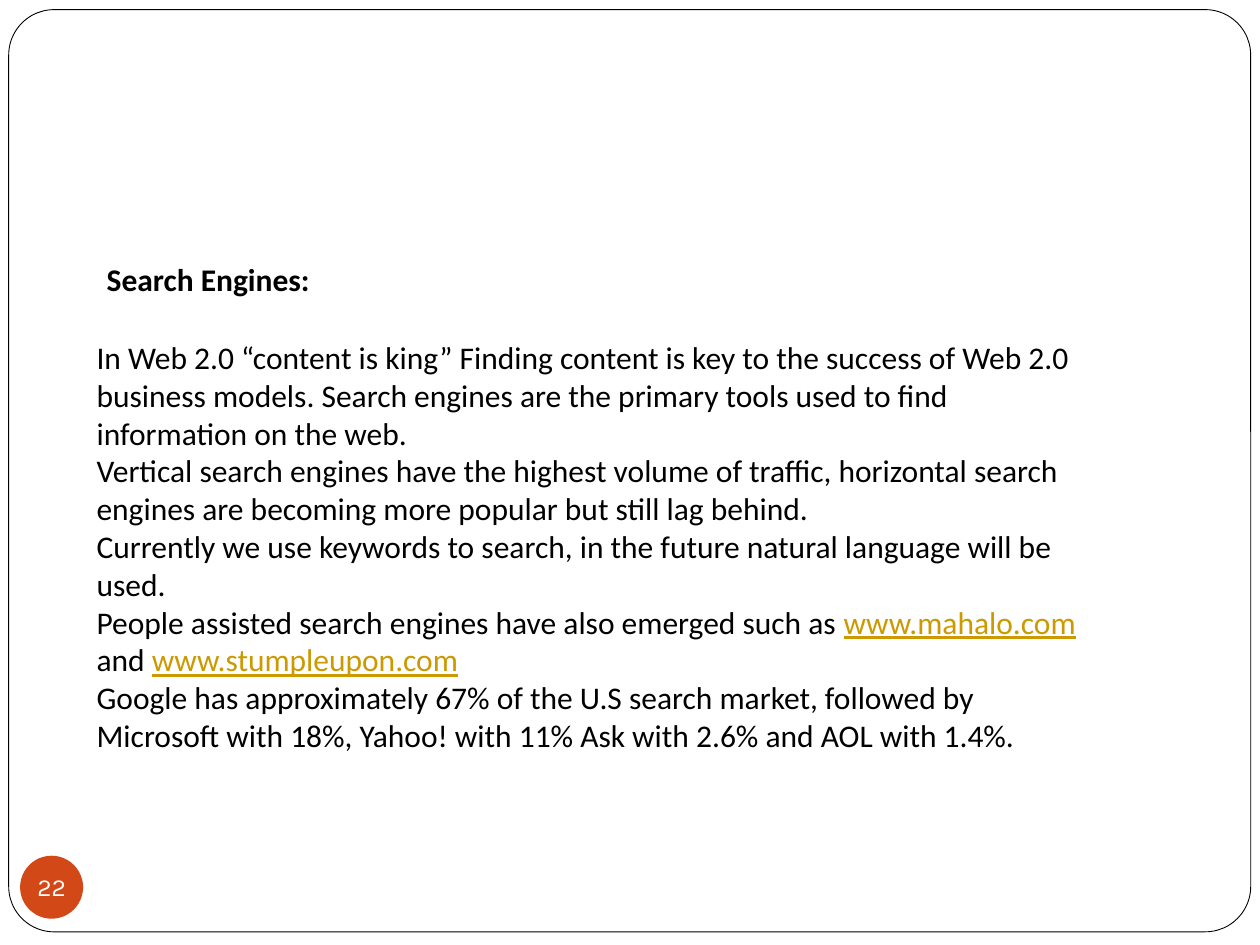
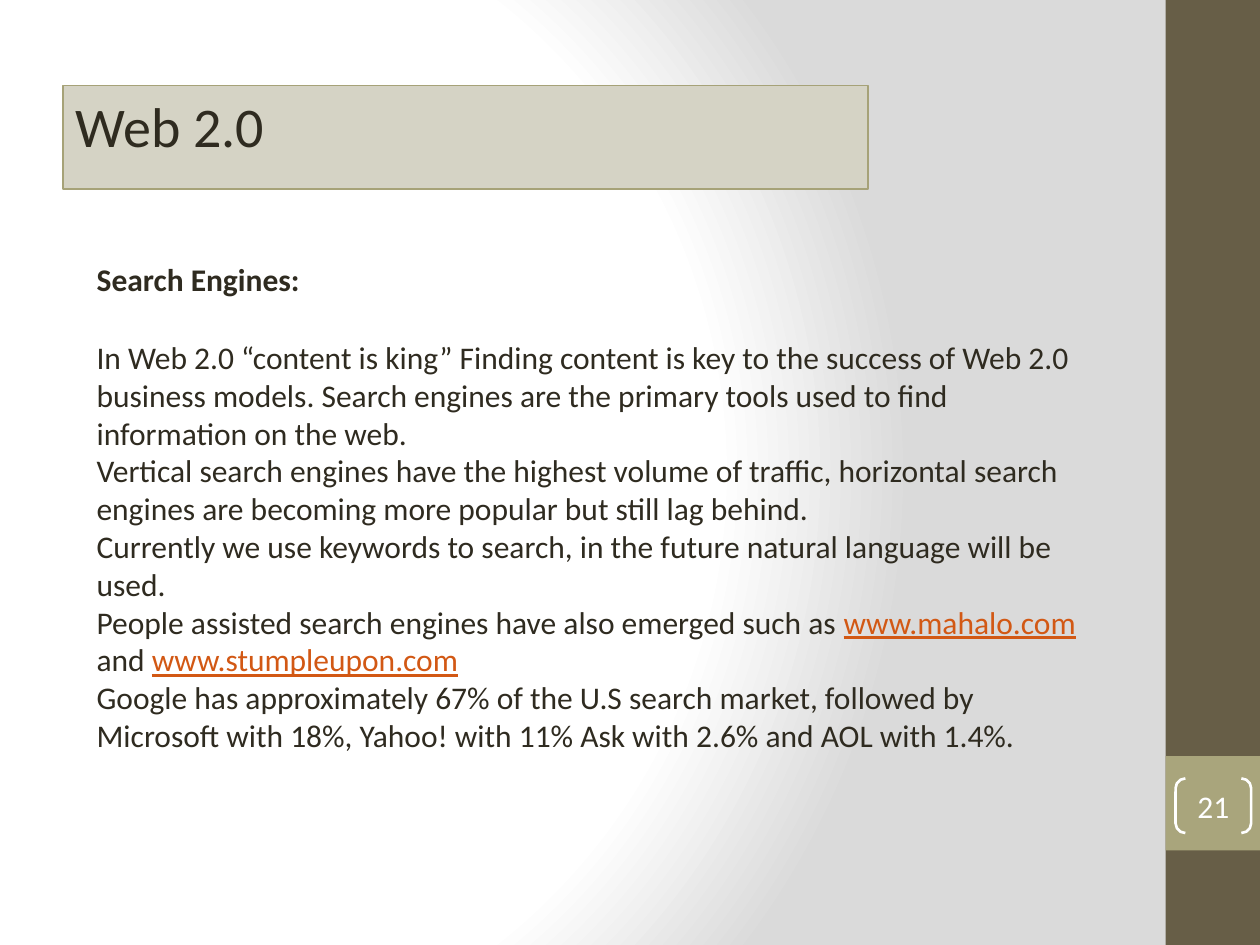
Before and after one commit to MetaInformation/MetaInformation.github.io, a slide deck: slide 21 of topic01/talk-1/1_introduction.pptx (slide 22 before the commit). Drawn at 1260x945 pixels with LibreOffice and Linux fonts; fonts in the diff are those of the drawing; background and template pictures are left out. Boxes give left, top, right and bottom in pixels: in the first picture for what was removed or moved away, otherwise in the second. Text is boxed around its words. In the diff, an @@ line names an element or a change of style, - is before the commit and + after.

```diff
--- a/topic01/talk-1/1_introduction.pptx
+++ b/topic01/talk-1/1_introduction.pptx
@@ background #FFFFFF to gradient #FFFFFF to #DADADA @@
@@ rounded rectangle removed at (x1=9, y1=10, x2=1251, y2=932) @@
@@ rectangle added at (x1=1166, y1=0, x2=1260, y2=945), fill #675E47 @@
@@ rectangle added at (x1=63, y1=86, x2=868, y2=189), fill #D5D4C5, outline #A6A278 1 pt, 32 pt, text #2F2B20 @@
+Web 2.0
@@ text "Search Engines:" moved from (x1=107, y1=269, x2=310, y2=297) to (x1=97, y1=269, x2=300, y2=297) @@
@@ text "Search Engines:" at (x1=97, y1=269, x2=300, y2=297): text colour #000000 to #2F2B20 @@
@@ text "In Web 2.0 “content is ..." at (x1=97, y1=346, x2=1076, y2=751): text colour #000000 to #2F2B20; text colour #CC9900 to #D25814 in "www.mahalo.com www.stumpleupon.com" @@
@@ rectangle added at (x1=1166, y1=756, x2=1260, y2=850), fill #A9A57C @@
@@ page number added at (x1=1176, y1=779, x2=1251, y2=833), outline #FFFFFF 1.5 pt, 18 pt, text #FFFFFF @@
+21
@@ page number removed at (x1=20, y1=856, x2=83, y2=919) @@
-22
```
Also in this commit, not shown: 36 other slides changed, 2 slides added, 3 slides removed, 1 other file.
